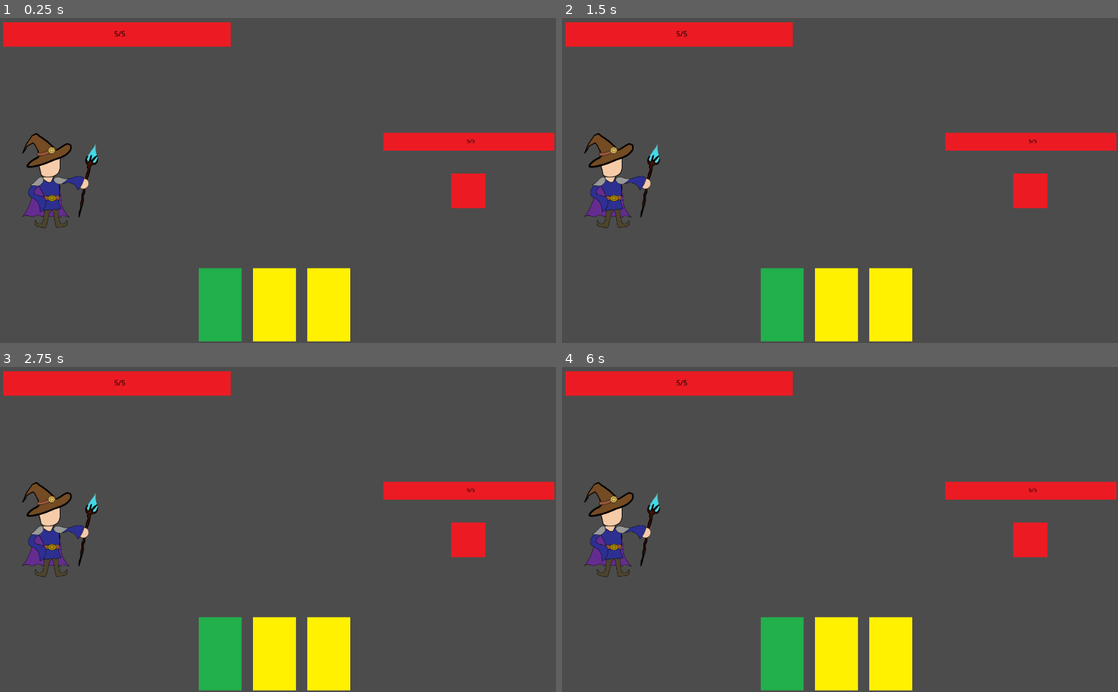
Above: before the commit, frames 1-4 (two rows, left to right).
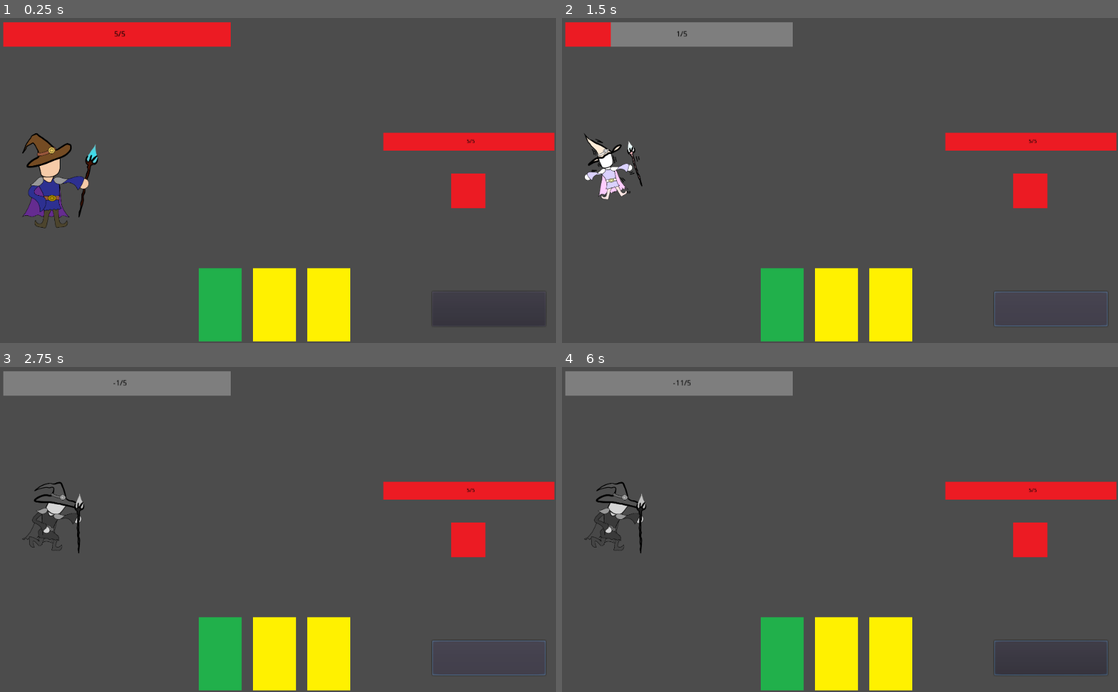
Above: after the commit, the same moments.

Repository: gologo-path/GameProject
Game: Godot game, scene res://scenes/Main.tscn
Two runs of this game, one before a commit and one after it. Both use one fixed random seed, a clock stepped at 60 frames per second and the inputs below. The engine's default icon, where the game draws it, is replaced by a stand-in: a white triangle on a blue panel in a dark square.
Inputs (mouse positions are in pixels of both pictures, inside the frame that each line leads up to):
- Up to frame 1 (0.25 s): no input
- Up to frame 2 (1.5 s): click (1051, 310) at 0.52 s; click (1051, 310) at 1.27 s
- Up to frame 3 (2.75 s): click (489, 659) at 2.02 s
- Up to frame 4 (6 s): tap Enter at 2.75, 4.25, 5.75 s; move the mouse to (962, 513) at 2.77 s; click (962, 513) at 2.92 s; tap Space at 3.5, 5 s; move the mouse to (728, 545) at 3.52 s; click (728, 545) at 3.67 s; move the mouse to (895, 458) at 4.27 s; click (895, 458) at 4.42 s; move the mouse to (812, 594) at 5.02 s; click (812, 594) at 5.17 s; move the mouse to (1006, 578) at 5.77 s; click (1006, 578) at 5.92 s

The runs differ from the first frame. In frame 1, less than 0.1% of the frame differs, in the area x 78-97%, y 94-95%; in frame 2, 4.5%; in frame 3, 5.1%, in the area x 0-99%, y 1-95%; in frame 4, 5.1%.

Commit message:
Added end turn button, added enemy actons

Diff:
--- a/scenes/Main.tscn
+++ b/scenes/Main.tscn
@@ -40,8 +40,18 @@
 
 [node name="Timer" type="Timer" parent="."]
 
+[node name="Button" type="Button" parent="."]
+margin_left = 796.0
+margin_top = 505.0
+margin_right = 1005.0
+margin_bottom = 569.0
+__meta__ = {
+"_edit_use_anchors_": false
+}
+
 [connection signal="card_selected" from="Cards" to="." method="_on_Node2D_card_selected"]
 [connection signal="killed" from="Enemy" to="." method="_on_Enemy_killed"]
 [connection signal="selected" from="Enemy" to="." method="_on_Enemy_selected"]
 [connection signal="clicked_in_area" from="ClickArea" to="." method="_on_ClickArea_clicked_in_area"]
 [connection signal="timeout" from="Timer" to="." method="_on_Timer_timeout"]
+[connection signal="pressed" from="Button" to="." method="_on_Button_pressed"]
--- a/scripts/Card.gd
+++ b/scripts/Card.gd
@@ -11,4 +11,4 @@
 			card.set_child_index(get_parent().get_index())
 
 func _ready():
-	card.init(enum_types.DEFENS,3)
+	card.init(enum_types.ATTACK,3)
--- a/scripts/EnemyScene.gd
+++ b/scripts/EnemyScene.gd
@@ -8,11 +8,14 @@
 
 var max_helth = 5
 var helth = max_helth
+var strength = 2
 
 func get_max_helth():
 	return max_helth
 func get_current_helth():
 	return helth
+func get_strenght():
+	return strength
 
 func get_damage(damage):
 	helth -= damage
--- a/scripts/Main.gd
+++ b/scripts/Main.gd
@@ -71,3 +71,11 @@
 func _on_Timer_timeout():
 	$Sprite.texture = load("res://assets/animations/Player/Normal.png")
 	$Timer.stop()
+
+
+func _on_Button_pressed():
+	if $Enemy != null:
+		if $Enemy.get_current_helth() > 2:
+			self.get_damage($Enemy.get_strenght())
+		else:
+			$Enemy.get_damage(-$Enemy.get_strenght())
